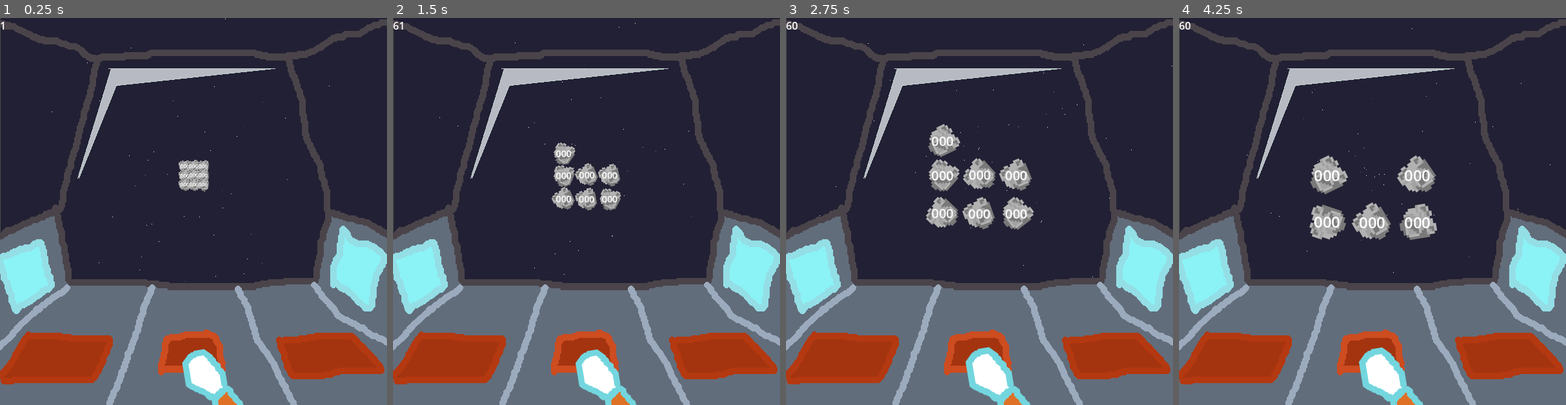
Above: before the commit, frames 1-4 (left to right).
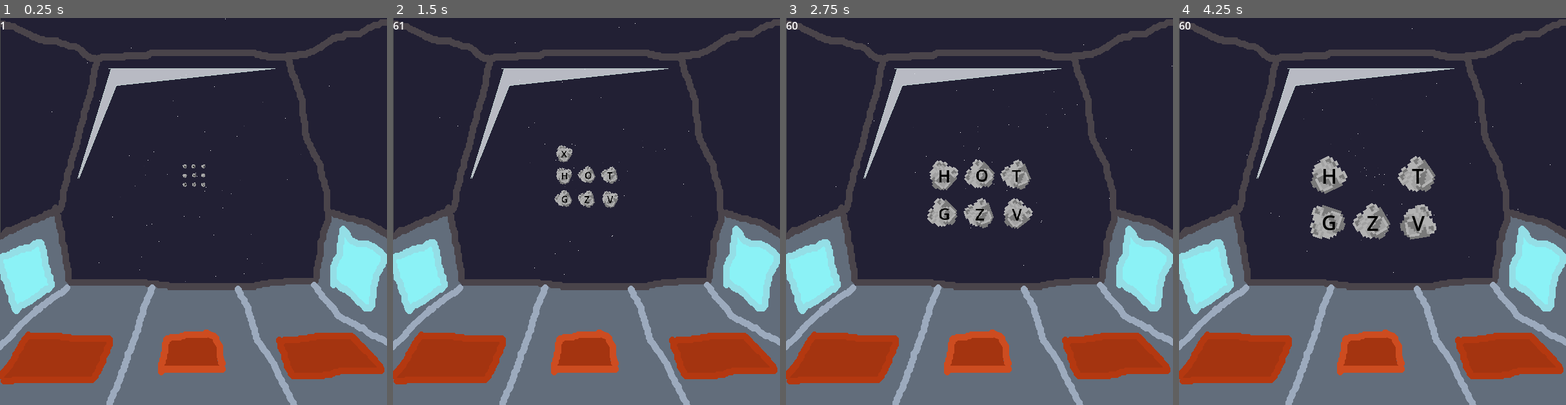
Above: after the commit, the same moments.

Repository: sugarvoid/alpha-space
Game: Godot game, scene res://game/game.tscn
The game is run twice, just before and just after one commit, with the same random seed, the same clock (stepped at 60 frames per second) and the same inputs.
Inputs (mouse positions are in pixels of both pictures, inside the frame that each line leads up to):
- Up to frame 1 (0.25 s): no input
- Up to frame 2 (1.5 s): tap Enter at 0.5 s; move the mouse to (671, 192) at 0.52 s; hold Right (ui_right) 0.53-1.28 s; hold Keypad 8 (num_pad_eight) 0.53-1.28 s; click (671, 192) at 0.67 s; tap Keypad 9 (num_pad_nine) at 0.8, 1.35 s; move the mouse to (509, 230) at 1.27 s; hold Left (ui_left) from 1.28 s (still down); click (509, 230) at 1.42 s
- Up to frame 3 (2.75 s): tap Keypad 7 (num_pad_seven) at 1.55 s; move the mouse to (1018, 126) at 2.02 s; release Left (ui_left) at 2.03 s; hold Right (ui_right) from 2.03 s (still down); hold Keypad 7 (num_pad_seven) from 2.03 s (still down); click (1018, 126) at 2.17 s; tap Keypad 8 (num_pad_eight) at 2.3 s
- Up to frame 4 (4.25 s): move the mouse to (1353, 288) at 2.77 s; release Right (ui_right) at 2.78 s; release Keypad 7 (num_pad_seven) at 2.78 s; hold Up (ui_up) 2.78-3.53 s; tap Keypad 8 (num_pad_eight) at 2.85 s; click (1353, 288) at 2.92 s; tap Keypad 9 (num_pad_nine) at 3.05 s; move the mouse to (1488, 269) at 3.52 s; hold Left (ui_left) from 3.53 s (still down); hold Keypad 5 (num_pad_five) from 3.53 s (still down); click (1488, 269) at 3.67 s; tap Keypad 7 (num_pad_seven) at 3.8 s

The runs differ from the first frame. In frame 1, 1.9% of the frame differs, in the area x 46-63%, y 36-100%; in frame 2, 2.5%; in frame 3, 3.1%, in the area x 36-65%, y 27-100%; in frame 4, 2.4%.

Commit message:
Added letter check and clickable meteors

Diff:
--- a/game/game.gd
+++ b/game/game.gd
@@ -6,6 +6,7 @@
 @onready var laser_manager: LaserManager = get_node("LaserManager")
 @onready var hand_sprite: Sprite2D = get_node("Hand")
 
+const LETTERS: Array = ['a','b','c','d','e','f','g','h','i','j','k','l','m','n','o','p','q','r','s','t','u','v','w','x','y','z']
 const FIRE_RATE: float = 1.0
 
 
@@ -16,6 +17,7 @@
 
 var state: int
 var can_player_fire: bool = true
+var typed_letters: Array = []
 
 func _ready() -> void:
 	pass
@@ -43,15 +45,30 @@
 	elif event.is_action_pressed("num_pad_six"):
 		print('5')
 		_shoot_laser(5)
-	elif event.is_action_pressed("ui_up"):
+	elif event.is_action_pressed("num_pad_seven"):
 		print('0')
 		_shoot_laser(0)
-	elif event.is_action_pressed("ui_left"):
+	elif event.is_action_pressed("num_pad_eight"):
 		print('1')
 		_shoot_laser(1)
-	elif event.is_action_pressed("ui_right"):
+	elif event.is_action_pressed("num_pad_nine"):
 		print('2')
 		_shoot_laser(2)
+
+	if event is InputEventKey and event.is_pressed():
+		var key_typed = OS.get_keycode_string(event.keycode).to_lower()
+		# if key_typed is a letter -> then do stuff
+		if LETTERS.has(key_typed):
+			if self.meteor_manager.current_letters.has(key_typed):
+				print('MATCH!')
+			else:
+				print("NOT HERE!")
+		else:
+			return
+		# else ignore
+		# get the meteor that has that letter
+		# then get its slot location
+		# then we can shoot
 
 
 func _connect_signals() -> void:
--- a/game/game.tscn
+++ b/game/game.tscn
@@ -27,7 +27,7 @@
 [node name="CorkPit" parent="." instance=ExtResource("3_hqsl1")]
 
 [node name="Hand" parent="." instance=ExtResource("2_ni3ut")]
-position = Vector2(345, 562)
+position = Vector2(709, 466)
 
 [node name="CanvasLayer" type="CanvasLayer" parent="."]
 
--- a/game/manager/meteor_manager.gd
+++ b/game/manager/meteor_manager.gd
@@ -7,18 +7,24 @@
 const p_Meteor: PackedScene = preload("res://game/meteor/meteor.tscn")
 const p_Explosion: PackedScene = preload("res://game/meteor/particle_explosion.tscn")
 
+const LETTERS: Array = ['a','b','c','d','e','f','g','h','i','j','k','l','m','n','o','p','q','r','s','t','u','v','w','x','y','z']
+
 var current_meteors: Array
+var current_letters: Array
 
 var inner_positions: Array
 var outer_positions: Array
 
 func add_meteor_to_screen(slot: int) -> void:
 	var meteor: Meteor = p_Meteor.instantiate()
+	meteor.letter = self._get_random_letter()
+	meteor.slot_number = slot
 	meteor.start_pos = self.inner_positions[slot]
 	meteor.end_pos = self.outer_positions[slot]
 	###self._add_meteor_to_child(slot, meteor)
 	self.add_child(meteor)
 	self.current_meteors[slot] = meteor
+	self.current_letters.append(meteor.letter)
 
 # Called when the node enters the scene tree for the first time.
 func _ready() -> void:
@@ -35,12 +41,15 @@
 	add_meteor_to_screen(7)
 	add_meteor_to_screen(8)
 
-	print(self.current_meteors)
+
 
 
 # Called every frame. 'delta' is the elapsed time since the previous frame.
 func _process(delta: float) -> void:
 	pass
+
+func _get_random_letter() -> String:
+	return self.LETTERS[randi() % LETTERS.size()]
 
 func _add_meteor_to_child(child_num: int, meteor: Meteor) -> void:
 	self.add_child(meteor)
@@ -54,6 +63,10 @@
 
 	#self.add_child(explosion)
 
+
+func show_current_letters() -> void:
+	for m in self.current_meteors:
+		print(m.letter)
 
 func check_if_slot_has_meteor(slot: int) -> bool:
 	print(current_meteors)
--- a/game/meteor/meteor.gd
+++ b/game/meteor/meteor.gd
@@ -1,22 +1,20 @@
 class_name  Meteor
 extends Node2D
 
+signal was_clicked
+
 @onready var sprite: Sprite2D = get_node("Sprite2D")
+@onready var label: Label = get_node("Control/Label")
 
 
 
-const WOBBLE_SIZE: Vector2 = Vector2(0.05,0.05)
-const STARTING_SCALE: Vector2 = Vector2(0.3, 0.3)
+const WOBBLE_SIZE: Vector2 = Vector2(0.03,0.03)
+const STARTING_SCALE: Vector2 = Vector2(0.05, 0.05)
 
 
-enum TYPES {
-	NUMBER,
-	COLOR,
-	SYMBOL,
+var rng: RandomNumberGenerator
 
-}
-var rng: RandomNumberGenerator
-var type: int
+var letter: String
 var slot_number: int
 var start_pos: Vector2
 var end_pos: Vector2
@@ -29,17 +27,20 @@
 
 func _ready() -> void:
 	self.global_position = self.start_pos
+	self._update_label()
 	self.sprite.scale = self.STARTING_SCALE
-	self.type = Meteor.TYPES.NUMBER
 	self.rotate_speed = self._get_ran_rotation_speed()
 	self._move_to_end_pos()
 	self._increase_scale_to_one()
-	#######self._wobble()
+
 
 func _process(delta: float) -> void:
 	$Control.scale = self.sprite.scale
 	self.sprite.rotation += self.rotate_speed * delta
 
+
+func _update_label() -> void:
+	self.label.text = self.letter.to_upper()
 
 func check_for_match(input: String) -> bool:
 	return true
@@ -68,7 +69,8 @@
 func _move_to_end_pos() -> void:
 	var tween: Tween = create_tween()
 	tween.tween_property(self, "global_position", self.end_pos, self.movement_tween_time)
-
+	await tween.finished
+	self._wobble()
 
 
 func _increase_scale_to_one() -> void:
@@ -90,3 +92,13 @@
 	self.rng = RandomNumberGenerator.new()
 	self.rng.randomize()
 	return rng.randf_range(-0.5, 0.5)
+
+
+func _on_area_2d_input_event(viewport: Node, event: InputEvent, shape_idx: int) -> void:
+	if event is InputEventMouseButton and event.is_pressed():
+		if event.button_index == 1:
+			print('clicked')
+			emit_signal("was_clicked", self)
+		else:
+				## print("Left button was released")
+				pass
--- a/game/meteor/meteor.tscn
+++ b/game/meteor/meteor.tscn
@@ -1,21 +1,32 @@
-[gd_scene load_steps=3 format=3 uid="uid://dkeb6tw0exne0"]
+[gd_scene load_steps=4 format=3 uid="uid://dkeb6tw0exne0"]
 
 [ext_resource type="Script" path="res://game/meteor/meteor.gd" id="1_akqqa"]
 [ext_resource type="Texture2D" uid="uid://bstauo7ogwrkh" path="res://game/meteor/meteor.png" id="2_gy8v2"]
+
+[sub_resource type="RectangleShape2D" id="RectangleShape2D_5wrd5"]
+size = Vector2(45, 51)
 
 [node name="meteor" type="Node2D"]
 script = ExtResource("1_akqqa")
 
 [node name="Sprite2D" type="Sprite2D" parent="."]
-scale = Vector2(1, 0.2)
 texture = ExtResource("2_gy8v2")
 
 [node name="Control" type="Node2D" parent="."]
 
 [node name="Label" type="Label" parent="Control"]
-offset_left = -21.0
-offset_top = -18.0
-offset_right = 21.0
-offset_bottom = 19.0
-theme_override_font_sizes/font_size = 24
-text = "000"
+offset_left = -9.0
+offset_top = -23.0
+offset_right = 18.0
+offset_bottom = 25.0
+theme_override_colors/font_color = Color(0, 0, 0, 1)
+theme_override_font_sizes/font_size = 32
+text = "P"
+
+[node name="Area2D" type="Area2D" parent="."]
+
+[node name="CollisionShape2D" type="CollisionShape2D" parent="Area2D"]
+position = Vector2(-0.5, -1.5)
+shape = SubResource("RectangleShape2D_5wrd5")
+
+[connection signal="input_event" from="Area2D" to="." method="_on_area_2d_input_event"]
--- a/project.godot
+++ b/project.godot
@@ -108,3 +108,7 @@
 "events": [Object(InputEventKey,"resource_local_to_scene":false,"resource_name":"","device":0,"window_id":0,"alt_pressed":false,"shift_pressed":false,"ctrl_pressed":false,"meta_pressed":false,"pressed":false,"keycode":0,"physical_keycode":4194441,"unicode":0,"echo":false,"script":null)
 ]
 }
+
+[rendering]
+
+textures/canvas_textures/default_texture_filter=0
